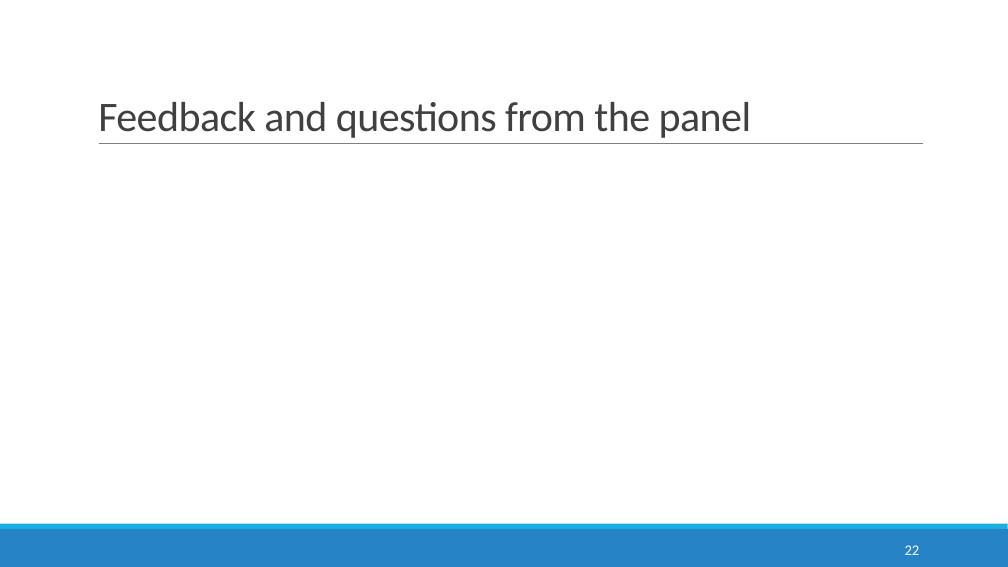
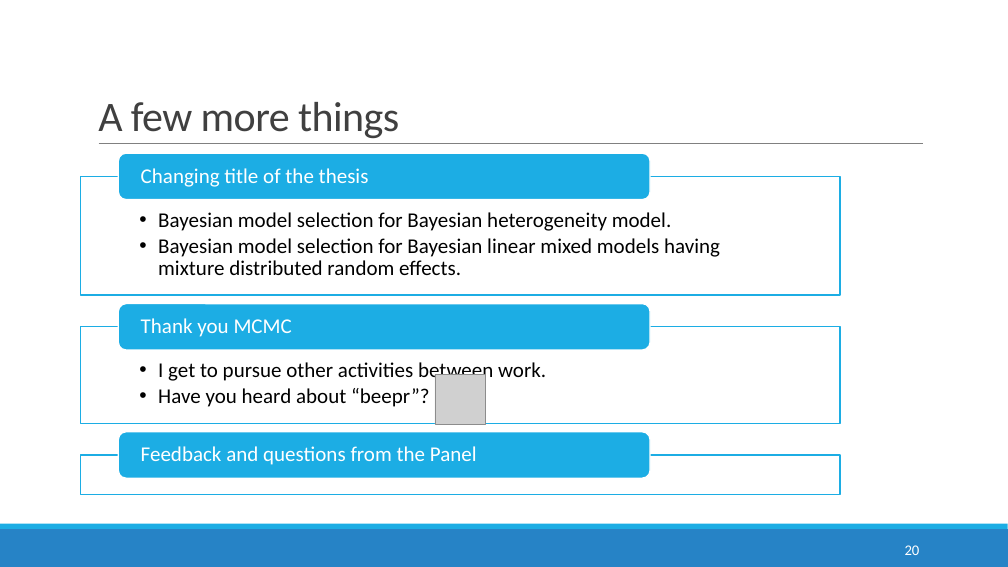
Before and after one commit to anirudhtomer/MScThesis, a slide deck: slide 20 of mid term presentation.pptx (slide 22 before the commit). Drawn at 1008x567 pixels with LibreOffice and Linux fonts; fonts in the diff are those of the drawing; grey boxes stand for pictures; background and template pictures are left out. Boxes give left, top, right and bottom in pixels: in the first picture for what was removed or moved away, otherwise in the second. Text is boxed around its words. In the diff, an @@ line names an element or a change of style, - is before the commit and + after.

```diff
--- a/mid term presentation.pptx
+++ b/mid term presentation.pptx
@@ title at <box>98,102,399,138</box>: text changed @@
-Feedback and questions from the panel
+A few more things
@@ picture added at <box>435,374,485,425</box> @@
@@ group added at <box>80,154,840,495</box>: 5 texts, 3 rectangles, 3 rounded rectangles @@
+  •• Bayesian model selection for Bayesian heterogeneity model.
+  •• Bayesian model selection for Bayesian linear mixed models having mixture distributed random effects.
+Changing title of the thesis
+  •• I get to pursue other activities between work.
+  •• Have you heard about “beepr”?
+Thank you MCMC
+Feedback and questions from the Panel
@@ page number at <box>905,545,920,555</box>: text changed @@
-22
+20
```
Also in this commit, not shown: 8 other slides changed, 2 slides added, 4 slides removed, 9 other files.
